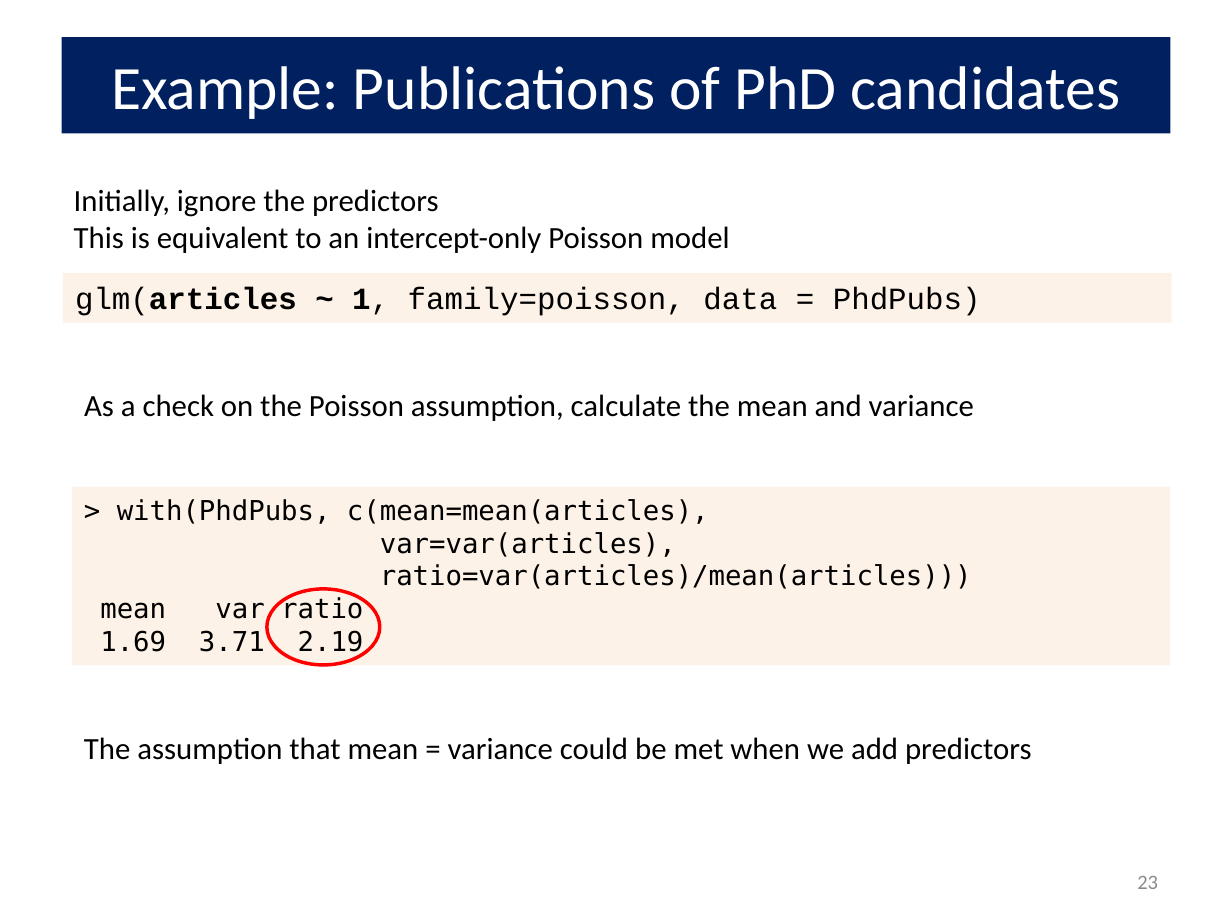
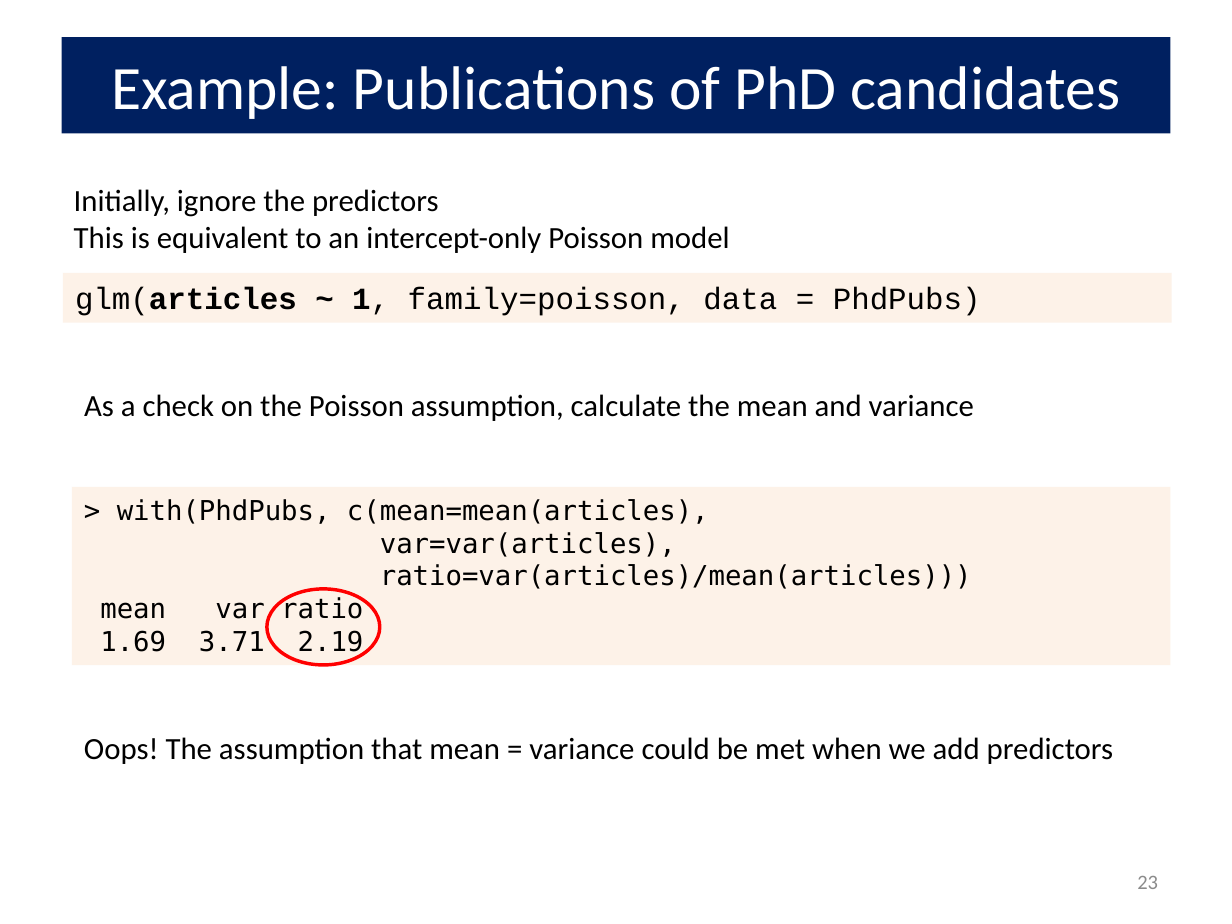
Before and after one commit to friendly/psy6136, a slide deck: slide 23 of lectures/09-CountData.pptx. Drawn at 1232x924 pixels with LibreOffice and Linux fonts; fonts in the diff are those of the drawing. Boxes give left, top, right and bottom in pixels: in the first picture for what was removed or moved away, otherwise in the second. Text is boxed around its words. In the diff, an @@ line names an element or a change of style, - is before the commit and + after.

```diff
--- a/lectures/09-CountData.pptx
+++ b/lectures/09-CountData.pptx
@@ text at [84, 737, 1113, 764]: text changed @@
-The assumption that mean = variance could be met when we add predictors
+Oops! The assumption that mean = variance could be met when we add predictors
```
Also in this commit, not shown: 20 other slides changed, 1 slide added, 26 other files.
